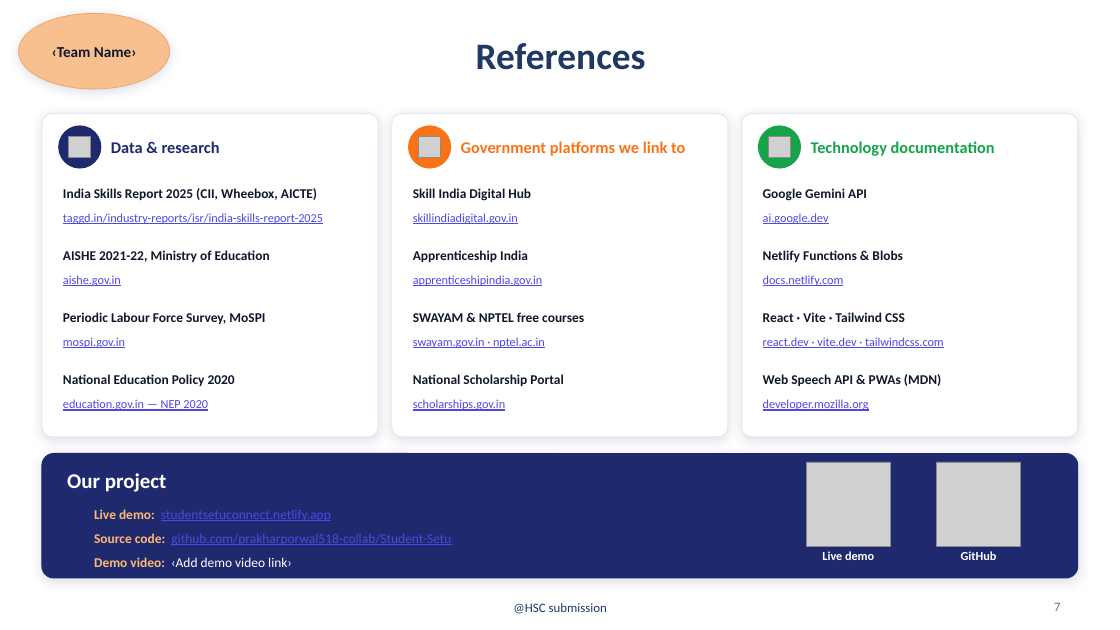
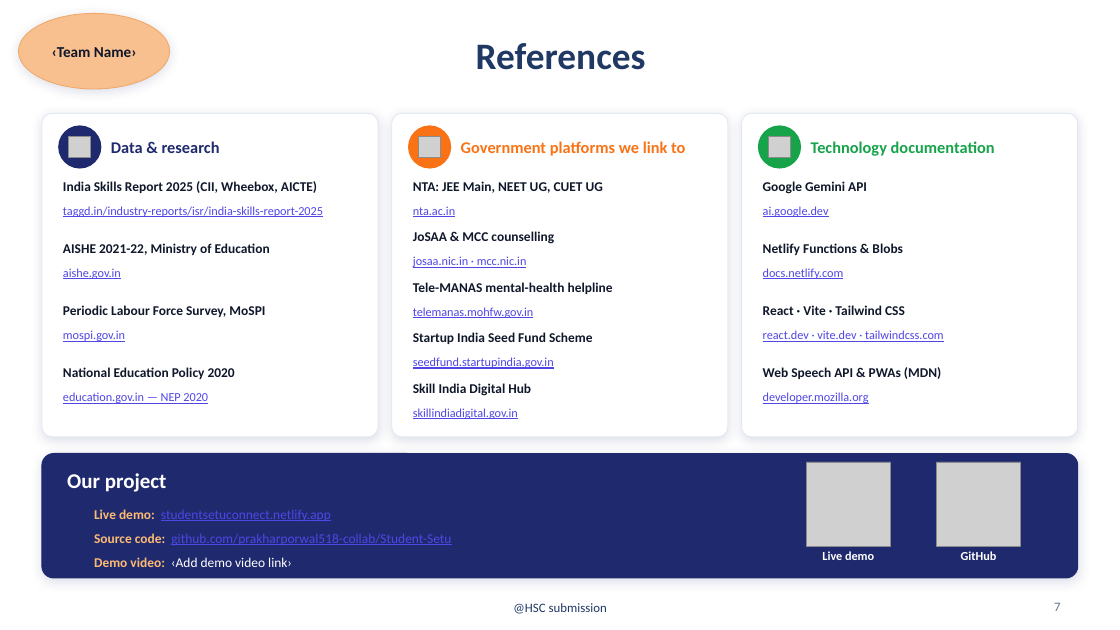
Before and after one commit to prakharporwal518-collab/Student-Setu, a slide deck: slide 7 of hackathon-submission/Student_Setu_HSC.pptx. Drawn at 1120x630 pixels with LibreOffice and Linux fonts; fonts in the diff are those of the drawing; grey boxes stand for pictures; background and template pictures are left out. Boxes give left, top, right and bottom in pixels: in the first picture for what was removed or moved away, otherwise in the second. Text is boxed around its words. In the diff, an @@ line names an element or a change of style, - is before the commit and + after.

```diff
--- a/hackathon-submission/Student_Setu_HSC.pptx
+++ b/hackathon-submission/Student_Setu_HSC.pptx
@@ text at (x1=413, y1=206, x2=455, y2=217): text changed @@
-skillindiadigital.gov.in
+nta.ac.in
@@ text added at (x1=413, y1=181, x2=603, y2=193), 11.5 pt, text #0F172A, bold @@
+NTA: JEE Main, NEET UG, CUET UG
@@ text added at (x1=413, y1=231, x2=554, y2=244), 11.5 pt, text #0F172A, bold @@
+JoSAA & MCC counselling
@@ text removed at (x1=413, y1=250, x2=528, y2=262) @@
-Apprenticeship India
@@ text added at (x1=413, y1=256, x2=527, y2=268), 10.5 pt, text #4F46E5, underline @@
+josaa.nic.in · mcc.nic.in
@@ text added at (x1=413, y1=282, x2=613, y2=294), 11.5 pt, text #0F172A, bold @@
+Tele-MANAS mental-health helpline
@@ text at (x1=413, y1=307, x2=533, y2=318): text changed @@
-apprenticeshipindia.gov.in
+telemanas.mohfw.gov.in
@@ text removed at (x1=413, y1=312, x2=584, y2=322) @@
-SWAYAM & NPTEL free courses
@@ text at (x1=413, y1=357, x2=554, y2=369): text changed @@
-swayam.gov.in · nptel.ac.in
+seedfund.startupindia.gov.in
@@ text added at (x1=413, y1=332, x2=593, y2=344), 11.5 pt, text #0F172A, bold @@
+Startup India Seed Fund Scheme
@@ text "Skill India Digital Hub" moved from (x1=413, y1=188, x2=531, y2=201) to (x1=413, y1=383, x2=531, y2=396) @@
@@ text removed at (x1=413, y1=374, x2=563, y2=386) @@
-National Scholarship Portal
@@ 16 texts moved together from (x1=63, y1=188, x2=944, y2=411) to (x1=63, y1=181, x2=944, y2=404) @@
@@ text at (x1=413, y1=408, x2=518, y2=419): text changed @@
-scholarships.gov.in
+skillindiadigital.gov.in
```
Also in this commit, not shown: 6 other slides changed, 1 other file.
